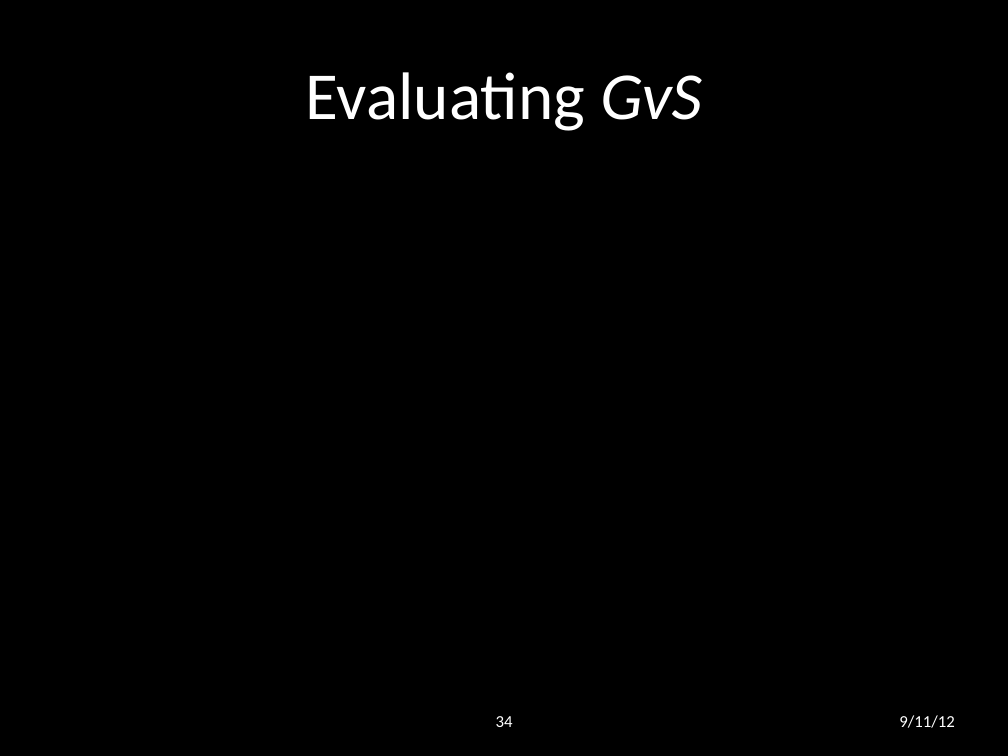
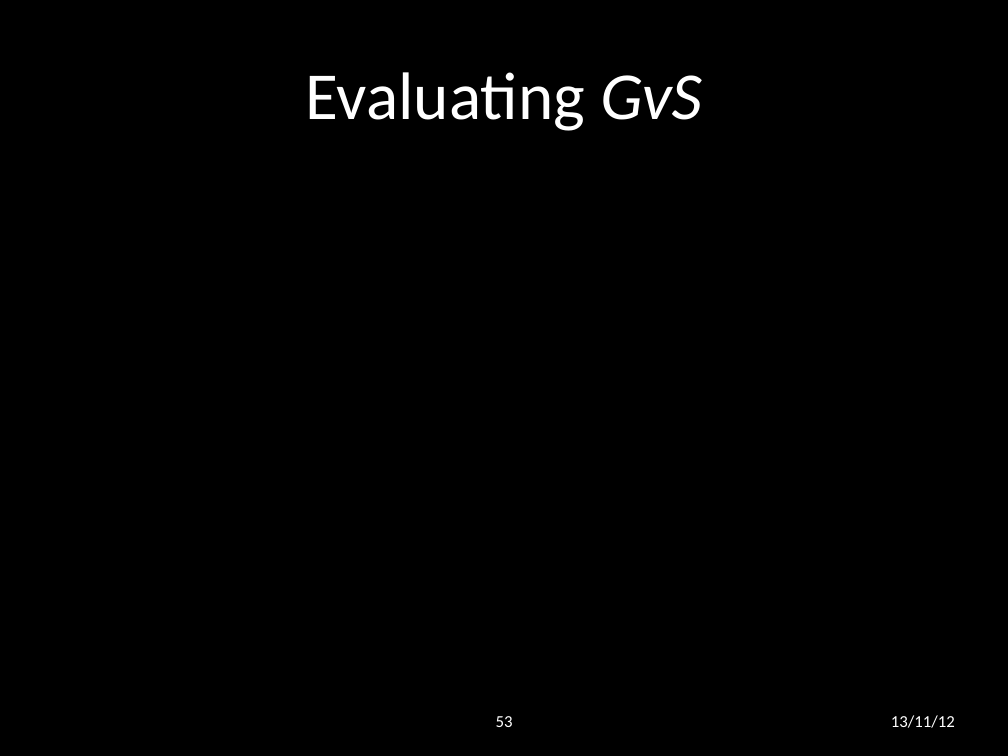
Before and after one commit to lwheng/fyp, a slide deck: slide 53 of presentation/final presentation.pptx (slide 34 before the commit). Drawn at 1008x756 pixels with LibreOffice and Linux fonts; fonts in the diff are those of the drawing; background and template pictures are left out. Boxes give left, top, right and bottom in pixels: in the first picture for what was removed or moved away, otherwise in the second. Text is boxed around its words. In the diff, an @@ line names an element or a change of style, - is before the commit and + after.

```diff
--- a/presentation/final presentation.pptx
+++ b/presentation/final presentation.pptx
@@ page number at [496, 716, 513, 727]: text changed @@
-34
+53
@@ text at [891, 715, 955, 728]: text changed @@
-9/11/12
+13/11/12
```
Also in this commit, not shown: 37 other slides changed, 19 slides added.
